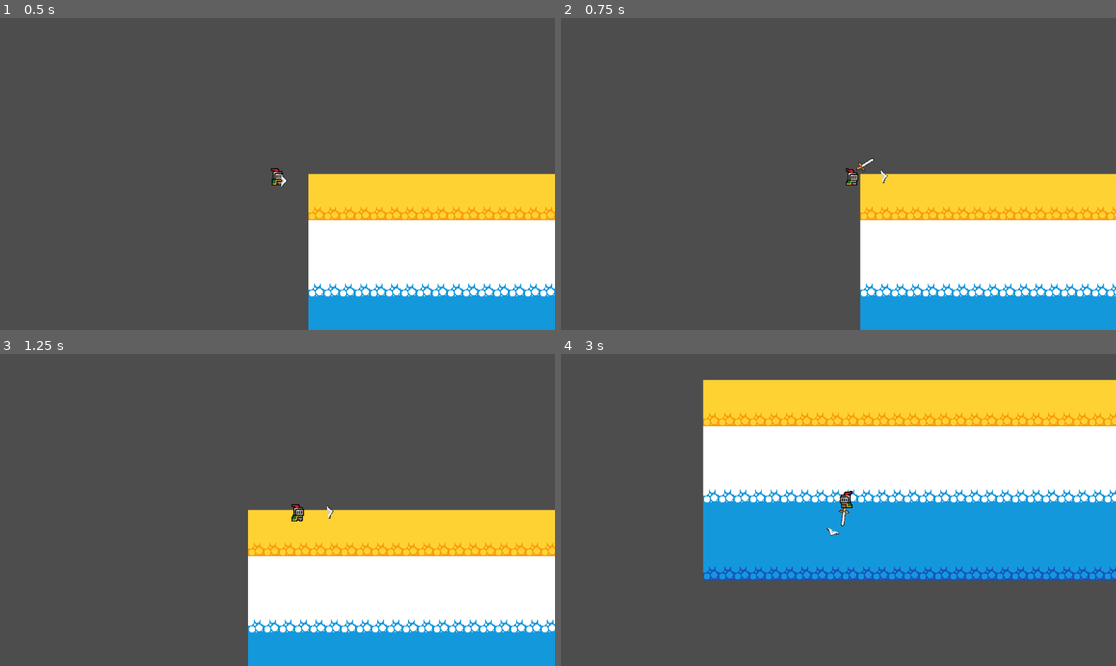
Above: before the commit, frames 1-4 (two rows, left to right).
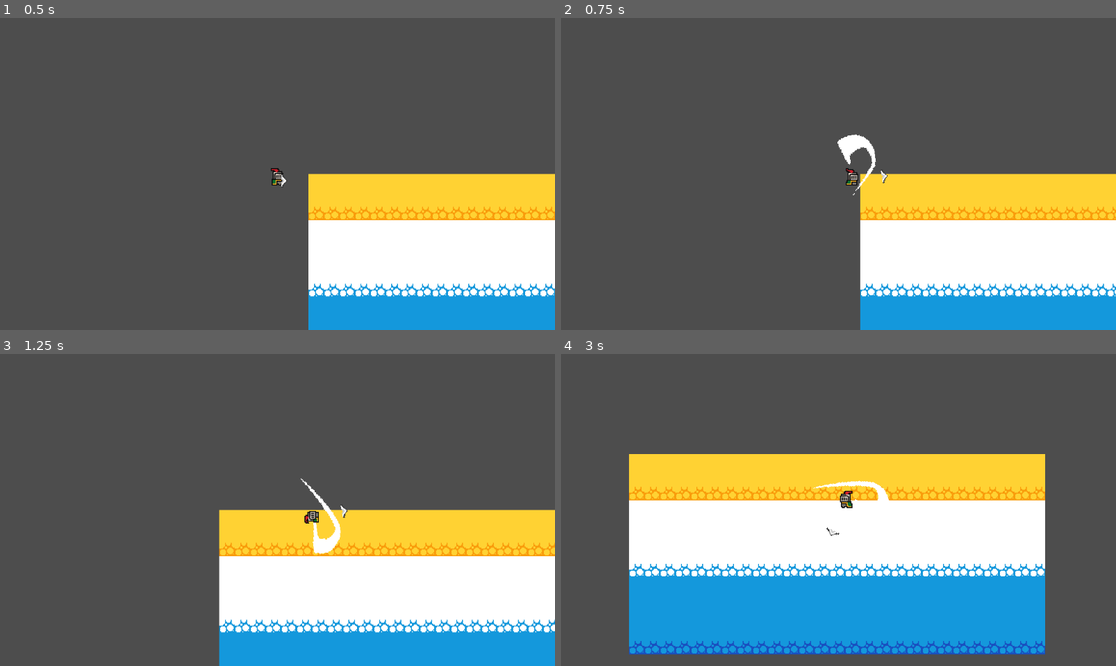
Above: after the commit, the same moments.

Repository: devvfii/godotgame1
Game: Godot game, scene res://scenes/game.tscn
Same seed, same stepped clock (60 frames per second), same inputs: the game is played once before the commit and once after it.
Inputs (mouse positions are in pixels of both pictures, inside the frame that each line leads up to):
- Up to frame 1 (0.5 s): no input
- Up to frame 2 (0.75 s): tap Enter at 0.5 s; move the mouse to (960, 158) at 0.52 s; hold D (move_right) from 0.53 s (still down); click (960, 158) at 0.6 s
- Up to frame 3 (1.25 s): keep holding D (move_right); tap Shift (roll) at 0.8 s
- Up to frame 4 (3 s): move the mouse to (727, 525) at 1.27 s; release D (move_right) at 1.28 s; hold S (move_down) 1.28-2.03 s; tap Shift (roll) at 1.35 s; click (727, 525) at 1.42 s; tap T at 1.55, 2.1 s; move the mouse to (894, 441) at 2.02 s; hold D (move_right) 2.03-2.78 s; click (894, 441) at 2.3 s; move the mouse to (810, 572) at 2.77 s; hold W (move_up) from 2.78 s (still down); click (810, 572) at 2.85 s

Frame 1 is identical in both runs. In frame 2, 0.4% of the frame differs, in the area x 49-57%, y 37-57%; in frame 3, 5.3%; in frame 4, 70%, in the area x 12-100%, y 8-97%.

Commit message:
more refactoring, new basic attack

Diff:
--- a/scenes/player.tscn
+++ b/scenes/player.tscn
@@ -1,10 +1,11 @@
-[gd_scene load_steps=46 format=3 uid="uid://dpxo05lypj7we"]
+[gd_scene load_steps=47 format=3 uid="uid://dpxo05lypj7we"]
 
 [ext_resource type="Script" path="res://scripts/player.gd" id="1_3ui81"]
 [ext_resource type="Texture2D" uid="uid://qe4d8bdg8xn4" path="res://assets/sprites/knight.png" id="1_un3vt"]
 [ext_resource type="PackedScene" uid="uid://cswqrjwso4m7c" path="res://scenes/aiming_cursor.tscn" id="3_jh0uo"]
 [ext_resource type="PackedScene" uid="uid://cyiyj1ebmlwdx" path="res://scenes/sword.tscn" id="4_f2hgx"]
 [ext_resource type="PackedScene" uid="uid://c530pr3b3r838" path="res://scenes/utilcomponents/hurt_box.tscn" id="5_7c6dn"]
+[ext_resource type="PackedScene" uid="uid://biphrcasoy2rw" path="res://scenes/swordsman/swordsmanbasic.tscn" id="5_xb2jv"]
 
 [sub_resource type="AtlasTexture" id="AtlasTexture_4o8i8"]
 atlas = ExtResource("1_un3vt")
@@ -439,6 +440,9 @@
 [node name="Sword" parent="AttackObjects" instance=ExtResource("4_f2hgx")]
 position = Vector2(-4.76837e-07, 7)
 
+[node name="SwordsmanBasic" parent="AttackObjects" node_paths=PackedStringArray("player") instance=ExtResource("5_xb2jv")]
+player = NodePath("../..")
+
 [node name="HurtBox" parent="." instance=ExtResource("5_7c6dn")]
 position = Vector2(-3.53798, -2.2936)
 collision_mask = 2
--- /dev/null
+++ b/scenes/swordsman/swordsmanbasic.tscn
@@ -0,0 +1,230 @@
+[gd_scene load_steps=21 format=3 uid="uid://biphrcasoy2rw"]
+
+[ext_resource type="Texture2D" uid="uid://n4rws2wuu3gc" path="res://assets/player/swordslice-Sheet.png" id="1_1sdb5"]
+[ext_resource type="Script" path="res://scripts/swordsman/swordsmanbasic.gd" id="2_415a3"]
+[ext_resource type="PackedScene" uid="uid://cytriikyqsa7y" path="res://scenes/utilcomponents/hit_box.tscn" id="2_hiti2"]
+
+[sub_resource type="AtlasTexture" id="AtlasTexture_1x41i"]
+atlas = ExtResource("1_1sdb5")
+region = Rect2(0, 0, 128, 64)
+
+[sub_resource type="AtlasTexture" id="AtlasTexture_yt5fm"]
+atlas = ExtResource("1_1sdb5")
+region = Rect2(128, 0, 128, 64)
+
+[sub_resource type="AtlasTexture" id="AtlasTexture_il1t5"]
+atlas = ExtResource("1_1sdb5")
+region = Rect2(256, 0, 128, 64)
+
+[sub_resource type="AtlasTexture" id="AtlasTexture_6sfmy"]
+atlas = ExtResource("1_1sdb5")
+region = Rect2(384, 0, 128, 64)
+
+[sub_resource type="AtlasTexture" id="AtlasTexture_7syrs"]
+atlas = ExtResource("1_1sdb5")
+region = Rect2(512, 0, 128, 64)
+
+[sub_resource type="AtlasTexture" id="AtlasTexture_vfms8"]
+atlas = ExtResource("1_1sdb5")
+region = Rect2(640, 0, 128, 64)
+
+[sub_resource type="AtlasTexture" id="AtlasTexture_yj770"]
+atlas = ExtResource("1_1sdb5")
+region = Rect2(768, 0, 128, 64)
+
+[sub_resource type="AtlasTexture" id="AtlasTexture_cp6bn"]
+atlas = ExtResource("1_1sdb5")
+region = Rect2(896, 0, 128, 64)
+
+[sub_resource type="AtlasTexture" id="AtlasTexture_0aho1"]
+atlas = ExtResource("1_1sdb5")
+region = Rect2(1024, 0, 128, 64)
+
+[sub_resource type="AtlasTexture" id="AtlasTexture_ukl2x"]
+atlas = ExtResource("1_1sdb5")
+region = Rect2(1152, 0, 128, 64)
+
+[sub_resource type="AtlasTexture" id="AtlasTexture_a4obn"]
+atlas = ExtResource("1_1sdb5")
+region = Rect2(1280, 0, 128, 64)
+
+[sub_resource type="SpriteFrames" id="SpriteFrames_xa2os"]
+animations = [{
+"frames": [{
+"duration": 1.0,
+"texture": SubResource("AtlasTexture_1x41i")
+}, {
+"duration": 1.0,
+"texture": SubResource("AtlasTexture_yt5fm")
+}, {
+"duration": 1.0,
+"texture": SubResource("AtlasTexture_il1t5")
+}, {
+"duration": 1.0,
+"texture": SubResource("AtlasTexture_6sfmy")
+}, {
+"duration": 1.0,
+"texture": SubResource("AtlasTexture_7syrs")
+}, {
+"duration": 1.0,
+"texture": SubResource("AtlasTexture_vfms8")
+}, {
+"duration": 1.0,
+"texture": SubResource("AtlasTexture_yj770")
+}, {
+"duration": 1.0,
+"texture": SubResource("AtlasTexture_cp6bn")
+}, {
+"duration": 1.0,
+"texture": SubResource("AtlasTexture_0aho1")
+}, {
+"duration": 1.0,
+"texture": SubResource("AtlasTexture_ukl2x")
+}, {
+"duration": 1.0,
+"texture": SubResource("AtlasTexture_a4obn")
+}],
+"loop": true,
+"name": &"default",
+"speed": 13.0
+}]
+
+[sub_resource type="Animation" id="Animation_tmykt"]
+length = 0.001
+tracks/0/type = "value"
+tracks/0/imported = false
+tracks/0/enabled = true
+tracks/0/path = NodePath(".:visible")
+tracks/0/interp = 1
+tracks/0/loop_wrap = true
+tracks/0/keys = {
+"times": PackedFloat32Array(0),
+"transitions": PackedFloat32Array(1),
+"update": 1,
+"values": [false]
+}
+tracks/1/type = "value"
+tracks/1/imported = false
+tracks/1/enabled = true
+tracks/1/path = NodePath("HitBox1/CollisionShape2D:disabled")
+tracks/1/interp = 1
+tracks/1/loop_wrap = true
+tracks/1/keys = {
+"times": PackedFloat32Array(0),
+"transitions": PackedFloat32Array(1),
+"update": 1,
+"values": [true]
+}
+tracks/2/type = "value"
+tracks/2/imported = false
+tracks/2/enabled = true
+tracks/2/path = NodePath("HitBox2/CollisionShape2D:disabled")
+tracks/2/interp = 1
+tracks/2/loop_wrap = true
+tracks/2/keys = {
+"times": PackedFloat32Array(0),
+"transitions": PackedFloat32Array(1),
+"update": 1,
+"values": [true]
+}
+
+[sub_resource type="Animation" id="Animation_gr1id"]
+resource_name = "basic"
+tracks/0/type = "value"
+tracks/0/imported = false
+tracks/0/enabled = true
+tracks/0/path = NodePath(".:frame")
+tracks/0/interp = 1
+tracks/0/loop_wrap = true
+tracks/0/keys = {
+"times": PackedFloat32Array(0, 0.1, 0.2, 0.3, 0.4, 0.5, 0.6, 0.7, 0.8, 0.9),
+"transitions": PackedFloat32Array(1, 1, 1, 1, 1, 1, 1, 1, 1, 1),
+"update": 1,
+"values": [1, 2, 3, 4, 5, 6, 7, 8, 9, 10]
+}
+tracks/1/type = "value"
+tracks/1/imported = false
+tracks/1/enabled = true
+tracks/1/path = NodePath(".:visible")
+tracks/1/interp = 1
+tracks/1/loop_wrap = true
+tracks/1/keys = {
+"times": PackedFloat32Array(0),
+"transitions": PackedFloat32Array(1),
+"update": 1,
+"values": [true]
+}
+tracks/2/type = "value"
+tracks/2/imported = false
+tracks/2/enabled = true
+tracks/2/path = NodePath("HitBox1/CollisionShape2D:disabled")
+tracks/2/interp = 1
+tracks/2/loop_wrap = true
+tracks/2/keys = {
+"times": PackedFloat32Array(0.1, 0.4),
+"transitions": PackedFloat32Array(1, 1),
+"update": 1,
+"values": [false, true]
+}
+tracks/3/type = "value"
+tracks/3/imported = false
+tracks/3/enabled = true
+tracks/3/path = NodePath("HitBox2/CollisionShape2D:disabled")
+tracks/3/interp = 1
+tracks/3/loop_wrap = true
+tracks/3/keys = {
+"times": PackedFloat32Array(0.6, 0.8),
+"transitions": PackedFloat32Array(1, 1),
+"update": 1,
+"values": [false, true]
+}
+
+[sub_resource type="AnimationLibrary" id="AnimationLibrary_o38mg"]
+_data = {
+"RESET": SubResource("Animation_tmykt"),
+"basic": SubResource("Animation_gr1id")
+}
+
+[sub_resource type="ConvexPolygonShape2D" id="ConvexPolygonShape2D_yhmyu"]
+points = PackedVector2Array(25, 3, 0, -23, -25, -27, -40, -15, -37, 12, 5, 0)
+
+[sub_resource type="ConvexPolygonShape2D" id="ConvexPolygonShape2D_pvj14"]
+points = PackedVector2Array(-33, 7, 15, -28, 40, -23, 45, 11, 10, 1)
+
+[node name="SwordsmanBasic" type="AnimatedSprite2D"]
+visible = false
+position = Vector2(1, 0)
+sprite_frames = SubResource("SpriteFrames_xa2os")
+frame = 10
+offset = Vector2(0, -20)
+script = ExtResource("2_415a3")
+
+[node name="AnimationPlayer" type="AnimationPlayer" parent="."]
+libraries = {
+"": SubResource("AnimationLibrary_o38mg")
+}
+
+[node name="HitBox1" parent="." instance=ExtResource("2_hiti2")]
+collision_layer = 4
+damage = 50
+
+[node name="CollisionShape2D" parent="HitBox1" index="0"]
+shape = SubResource("ConvexPolygonShape2D_yhmyu")
+disabled = true
+
+[node name="HitBox2" parent="." instance=ExtResource("2_hiti2")]
+collision_layer = 4
+damage = 50
+
+[node name="CollisionShape2D" parent="HitBox2" index="0"]
+shape = SubResource("ConvexPolygonShape2D_pvj14")
+disabled = true
+
+[node name="Cooldown" type="Timer" parent="."]
+wait_time = 1.2
+
+[connection signal="animation_finished" from="AnimationPlayer" to="." method="_on_animation_player_animation_finished"]
+[connection signal="timeout" from="Cooldown" to="." method="_on_cooldown_timeout"]
+
+[editable path="HitBox1"]
+[editable path="HitBox2"]
--- a/scripts/DashSword.gd
+++ b/scripts/DashSword.gd
@@ -9,8 +9,15 @@
 var speed = 450 * PI / 180
 const SWING_FRICTION = 680 * PI / 180
 
+var mainAttack := Attack.new()
+var specialAttack := Attack.new()
+
 func _ready():
 	hitbox.disabled = true
+
+	mainAttack.basedamage = 40
+
+	specialAttack.basedamage = 30
 
 func activate(aim_vector):
 	direction_vector = aim_vector
--- /dev/null
+++ b/scripts/playablechars/PlayerCharacter.gd
@@ -0,0 +1,58 @@
+extends CharacterBody2D
+class_name PlayerCharacter
+
+enum PLAYER_CLASS {SWORDSMAN, DRACONID, SPECIAL}
+
+@export var sprite : AnimatedSprite2D
+
+var player_name : String
+var player_class : String
+var current_state : State
+
+var input_vector : Vector2 # keyboard movement input
+var aim_vector : Vector2 # direction to mouse
+
+func face_cursor():
+	var mouse_position = get_global_mouse_position()
+	aim_vector = global_position.direction_to(mouse_position)
+
+	if global_position[0] > mouse_position[0]:
+		sprite.flip_h = false
+	elif global_position[0] < mouse_position[0]:
+		sprite.flip_h = true
+
+func map_input_vector():
+	input_vector = Vector2.ZERO
+
+	input_vector.x = Input.get_action_strength("move_right") - Input.get_action_strength("move_left")
+	input_vector.y = Input.get_action_strength("move_down") - Input.get_action_strength("move_up")
+
+	input_vector = input_vector.normalized()
+
+
+func basic_attack():
+	pass
+
+func special_attack():
+	pass
+
+func ultimate_attack():
+	pass
+
+func dodge():
+	pass
+
+func _input(event):
+	# keyboard events
+	if event is InputEventKey and event.pressed:
+		if event.keycode == KEY_T:
+			print("T was pressed")
+		if Input.is_action_just_pressed("roll") and current_state.state_name == "Idle" and input_vector != Vector2.ZERO:
+			dodge()
+
+	# mouse events
+	if event is InputEventMouseButton and event.pressed:
+		if Input.is_action_just_pressed("attack") and current_state.state_name == "Idle":
+			basic_attack()
+		if Input.is_action_just_pressed("skill") and current_state.state_name == "Idle":
+			special_attack()
--- a/scripts/player.gd
+++ b/scripts/player.gd
@@ -2,11 +2,15 @@
 
 @onready var animated_sprite = $Body
 @onready var animation_player = $Body/AnimationPlayer
+
 @onready var skill_cd = $Timers/SkillCD
 @onready var attack_cd = $Timers/AttackCD
 @onready var dash_timer = $Timers/DashTimer
 @onready var dash_sword = $AttackObjects/Sword
+
 @onready var aiming_cursor = $AimingCursor
+
+@onready var swordsman_basic = $AttackObjects/SwordsmanBasic
 
 
 var speed = 120.0
@@ -30,8 +34,10 @@
 	input_vector.y = Input.get_action_strength("move_down") - Input.get_action_strength("move_up")
 	input_vector = input_vector.normalized()
 
-	# cursor stuff
-	cursoraiming()
+	if mouse_position[0] > position[0]:
+		animated_sprite.flip_h = false
+	elif mouse_position[0] < position[0]:
+		animated_sprite.flip_h = true
 
 	if dash_sword.visible:
 		dash_sword.position = position
@@ -62,20 +68,12 @@
 	if event is InputEventMouseButton and event.pressed:
 		if Input.is_action_just_pressed("attack") and not isRolling and not isAttacking:
 			aim_vector = position.direction_to(mouse_position)
-			dash_sword.position = position
-			dash_sword.rotation = aim_vector.angle() + PI/4
-			attack()
+			swordsman_basic.activate(aim_vector)
 		if Input.is_action_just_pressed("skill") and not isRolling and not inSkill and not isAttacking:
 			aim_vector = position.direction_to(mouse_position)
 			dash_sword.position = position
 			dash_sword.rotation = aim_vector.angle() + PI/4
 			castSkill()
-
-func cursoraiming():
-	if mouse_position[0] > position[0]:
-		animated_sprite.flip_h = false
-	elif mouse_position[0] < position[0]:
-		animated_sprite.flip_h = true
 
 func actionRoll():
 	roll_vector = input_vector
@@ -99,8 +97,6 @@
 	isAttacking = true
 	attack_cd.start(0.5)
 
-	dash_sword.swing(aim_vector)
-
 
 func _on_animation_player_animation_finished(anim_name):
 	if anim_name == "roll":
--- /dev/null
+++ b/scripts/swordsman/swordsmanbasic.gd
@@ -0,0 +1,44 @@
+extends AnimatedSprite2D
+
+@export var player : CharacterBody2D
+
+@onready var animation_player = $AnimationPlayer
+@onready var hitbox1 = $HitBox1
+@onready var hitbox2 = $HitBox2
+@onready var cooldown = $Cooldown
+
+var status := true
+
+var direction : Vector2
+var attackObj1 := Attack.new()
+var attackObj2 := Attack.new()
+
+func _ready():
+	#hitbox1.disabled = true
+	#hitbox2.disabled = true
+
+	attackObj1.basedamage = 40
+	attackObj2.basedamage = 50
+
+	hitbox1.loadAttack(attackObj1)
+	hitbox2.loadAttack(attackObj2)
+
+func activate(aim_direction):
+	if status:
+		rotation = aim_direction.angle() + PI/2
+		animation_player.play("basic")
+		visible = true
+		status = false
+		cooldown.start()
+	else:
+		print("attack on cooldown")
+
+func _physics_process(delta):
+	global_position = player.global_position
+
+func _on_cooldown_timeout():
+	status = true
+
+
+func _on_animation_player_animation_finished(anim_name):
+	visible = false
--- a/scripts/utilcomponents/hit_box.gd
+++ b/scripts/utilcomponents/hit_box.gd
@@ -6,10 +6,15 @@
 @onready var collision = $CollisionShape2D
 @onready var timer = $Timer
 
+var attackObj : Attack
+
 func tempdisable():
 	collision.call_deferred("set","disabled", true)
 	timer.start()
 
+func loadAttack(attack: Attack):
+	attackObj = attack
+	damage = attackObj.basedamage
 
 func _on_timer_timeout():
 	collision.call_deferred("set","disabled", false)
Binary file added: assets/player/swordslice-Sheet.png
Not shown, added: assets/player/swordslice-Sheet.png.import
Not shown, changed: devlog.docx
